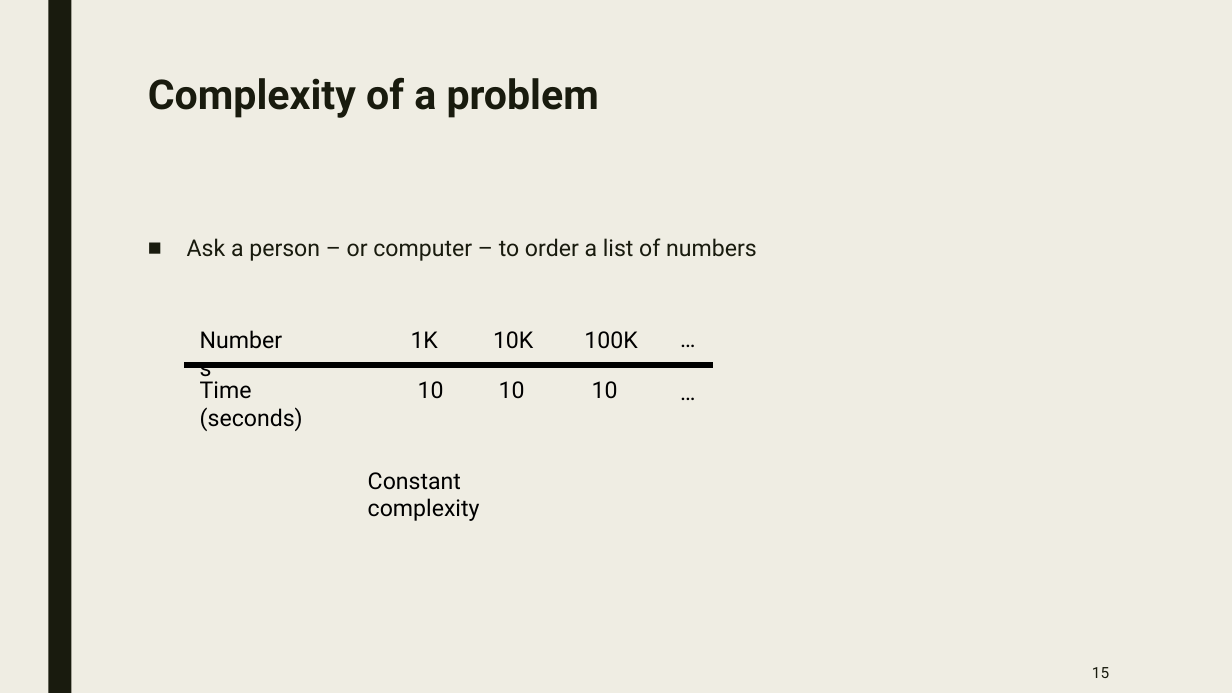
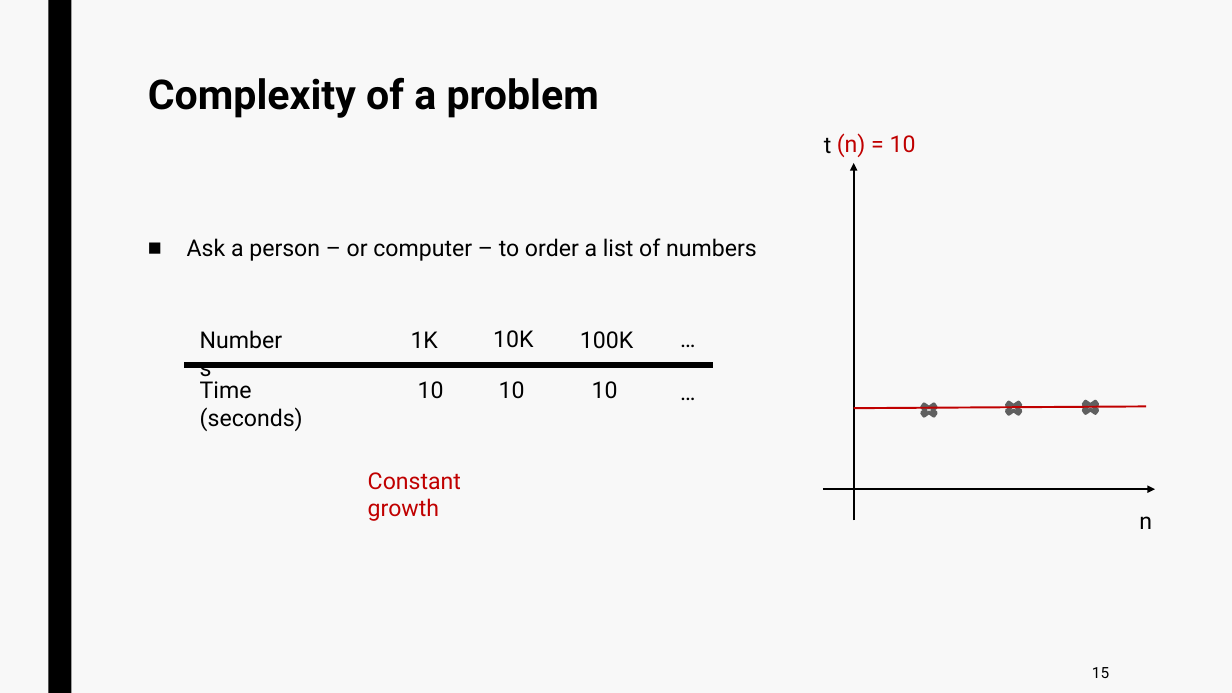
Before and after one commit to jurtasun/presentations, a slide deck: slide 14 of 202306_LMS_Complexity/202306_LMS_Complexity.ppt. Drawn at 1232x693 pixels with LibreOffice and Linux fonts; fonts in the diff are those of the drawing. Boxes give left, top, right and bottom in pixels: in the first picture for what was removed or moved away, otherwise in the second. Text is boxed around its words. In the diff, an @@ line names an element or a change of style, - is before the commit and + after.

```diff
--- a/202306_LMS_Complexity/202306_LMS_Complexity.ppt
+++ b/202306_LMS_Complexity/202306_LMS_Complexity.ppt
@@ background #EFEDE3 to #F8F8F8 @@
@@ rectangle at (48, 0, 71, 693): fill #191B0E to #000000 @@
@@ text colour #191B0E to #000000 in 3 elements at (187, 238, 757, 261), (1092, 667, 1109, 678), (148, 77, 599, 118) @@
@@ text added at (824, 137, 832, 153), 18 pt, text #000000 @@
+t
@@ text added at (837, 133, 916, 157), 18 pt, text #C00000 @@
+(n) = 10
@@ arrow added from (854, 520) to (854, 163), #000000 1.5 pt @@
@@ text "100K": place and size @@
-text "100K" at (584, 331, 637, 349)
+text "100K" at (580, 331, 633, 349)
@@ line added from (854, 409) to (1146, 407), #C00000 1.5 pt @@
@@ cross added at (918, 402, 941, 419), fill #DDDDDD, outline #616161 2.75 pt @@
@@ cross added at (1003, 400, 1026, 417), fill #DDDDDD, outline #616161 2.75 pt @@
@@ cross added at (1080, 399, 1103, 416), fill #DDDDDD, outline #616161 2.75 pt @@
@@ text at (368, 472, 461, 521): text changed; text colour #000000 to #C00000 @@
-Constant complexity
+Constant growth
@@ arrow added from (823, 489) to (1155, 489), #000000 1.5 pt @@
@@ text added at (1139, 516, 1152, 529), 18 pt, text #000000 @@
+n
```
Also in this commit, not shown: 40 other slides changed.
